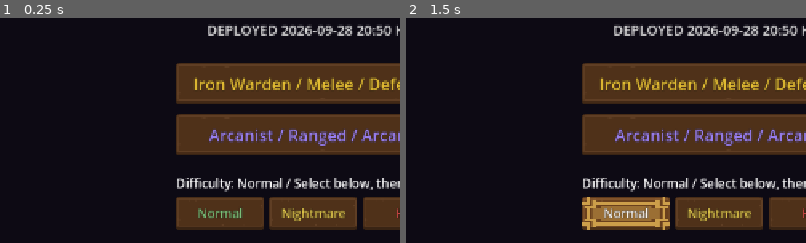
Above: before the commit, frames 1-2 (left to right).
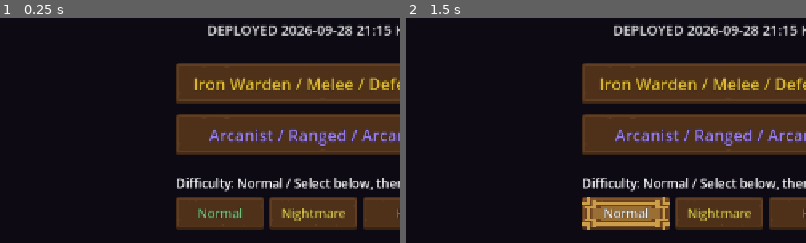
Above: after the commit, the same moments.

Repository: jflakeee/diablo
Game: Godot game, scene res://main.tscn
Same seed, same stepped clock (60 frames per second), same inputs: the game is played once before the commit and once after it.
Inputs:
- Up to frame 1 (0.25 s): no input
- Up to frame 2 (1.5 s): click "Normal" at 0.5 s; click "Normal" at 1.25 s
The pictures show only the part of the screen within x 11-61%, y 32-82%; the shares and areas given below are measured in that part.

The runs differ from the first frame. In frame 1, 0.2% of the frame differs, in the area x 91-98%, y 3-8%; in frame 2, 0.2%.

Commit message:
Balance traversal and encounters for expanded maps

Diff:
--- a/prototype/game_dungeon/level_gen.gd
+++ b/prototype/game_dungeon/level_gen.gd
@@ -27,10 +27,8 @@
 	# 스패닝 트리(randomized DFS) — 모든 룸 슬롯을 연결 보장
 	var visited := {}
 	var edges: Array = []
-	var depth := {}
 	var start := Vector2i(0, 0)
 	visited[start] = true
-	depth[start] = 0
 	var stack: Array = [start]
 	while not stack.is_empty():
 		var cur: Vector2i = stack[stack.size() - 1]
@@ -44,7 +42,6 @@
 			continue
 		var pick: Vector2i = neigh[rng.randi_range(0, neigh.size() - 1)]
 		visited[pick] = true
-		depth[pick] = int(depth[cur]) + 1
 		edges.append([cur, pick])
 		stack.append(pick)
 
@@ -94,17 +91,16 @@
 			if Vector2(px, py).distance_to(Vector2(ROOM / 2, ROOM / 2)) > 3.0: grid[py][px] = PILLAR
 
 	# 입구 = start 중심, 출구 = 트리 최심부 슬롯 중심
-	var exit_slot := start
-	var maxd := -1
-	for s in depth:
-		if int(depth[s]) > maxd:
-			maxd = int(depth[s])
-			exit_slot = s
+	# Use shortest-path distance on the final graph. Added loop connections can
+	# otherwise turn a deep DFS endpoint into a shortcut beside the entrance.
+	var endpoint := _farthest_slot(edges, start)
+	var exit_slot: Vector2i = endpoint["slot"]
 
 	return {
 		"w": w, "h": h, "grid": grid,
 		"entrance": _slot_center(start), "exit": _slot_center(exit_slot),
 		"rooms": SLOTS * SLOTS, "doors": edges.size(), "loops": loops,
+		"critical_path_rooms": int(endpoint["distance"]),
 		"map_type": map_type, "theme": theme, "act": act,
 	}
 
@@ -128,6 +124,29 @@
 	if a.y < b.y or (a.y == b.y and a.x < b.x):
 		return "%d,%d:%d,%d" % [a.x, a.y, b.x, b.y]
 	return "%d,%d:%d,%d" % [b.x, b.y, a.x, a.y]
+
+static func _farthest_slot(edges: Array, start: Vector2i) -> Dictionary:
+	var adjacency := {}
+	for edge in edges:
+		var a: Vector2i = edge[0]
+		var b: Vector2i = edge[1]
+		if not adjacency.has(a): adjacency[a] = []
+		if not adjacency.has(b): adjacency[b] = []
+		adjacency[a].append(b)
+		adjacency[b].append(a)
+	var distances := {start: 0}
+	var queue: Array[Vector2i] = [start]
+	var farthest := start
+	while not queue.is_empty():
+		var current: Vector2i = queue.pop_front()
+		for raw_next in adjacency.get(current, []):
+			var next: Vector2i = raw_next
+			if distances.has(next): continue
+			distances[next] = int(distances[current]) + 1
+			queue.append(next)
+			if int(distances[next]) > int(distances[farthest]):
+				farthest = next
+	return {"slot": farthest, "distance": int(distances[farthest])}
 
 static func _carve_room(grid: Array, sx: int, sy: int) -> void:
 	var ox := sx * ROOM
--- a/prototype/game_dungeon/main.gd
+++ b/prototype/game_dungeon/main.gd
@@ -36,7 +36,7 @@
 const FogOverlay := preload("res://fog_overlay.gd")
 const TemplateTheme := preload("res://ui/template_theme.gd")
 const CombatFX := preload("res://combat_fx.gd")
-const DEPLOYED_AT_KST := "2026-09-28 20:50 KST"
+const DEPLOYED_AT_KST := "2026-09-28 21:15 KST"
 
 var _grid: Array = []
 var _astar: AStarGrid2D
@@ -410,7 +410,9 @@
 	var boss_lv := _is_boss_level()
 	_exit_locked = boss_lv and not boss_def.is_empty()
 	# 잡몹 수: 일반 층은 4+레벨(최대 8), 보스 층은 줄여서 보스에 집중
-	var count := 3 if boss_lv else mini(4 + _dlevel, 8)
+	var count := clampi(12 + _dlevel * 2, 14, 26)
+	if boss_lv:
+		count = maxi(10, count - 5)
 	for i in count:
 		if pool.is_empty():
 			break
--- a/prototype/game_dungeon/system_tests.gd
+++ b/prototype/game_dungeon/system_tests.gd
@@ -132,6 +132,7 @@
 	var level_b := LevelGen.generate(424242, 1)
 	_check(int(level_a["w"]) == 81 and int(level_a["h"]) == 81, "level dimensions", failures)
 	_check(int(level_a["rooms"]) == 81 and int(level_a["doors"]) >= 80 and int(level_a["loops"]) > 0, "level topology", failures)
+	_check(int(level_a["critical_path_rooms"]) >= 10, "expanded-map critical path", failures)
 	_check(level_a["entrance"] != level_a["exit"], "distinct level endpoints", failures)
 	_check(level_a["entrance"] == level_b["entrance"] and level_a["exit"] == level_b["exit"] and level_a["grid"] == level_b["grid"], "level determinism", failures)
 	_check(_connected(level_a), "level connectivity", failures)
